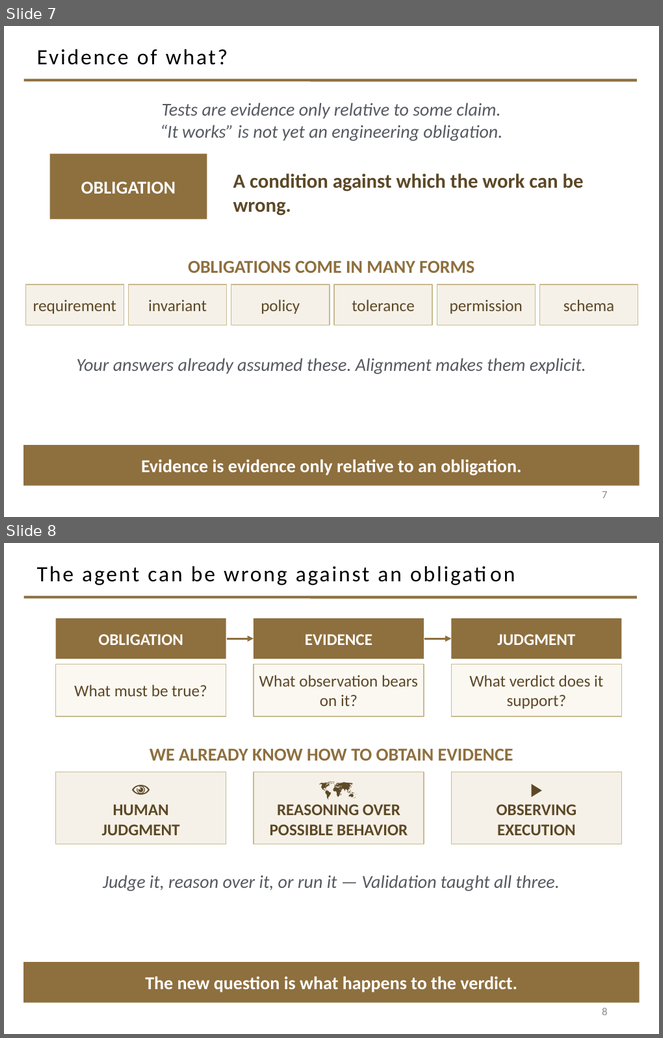
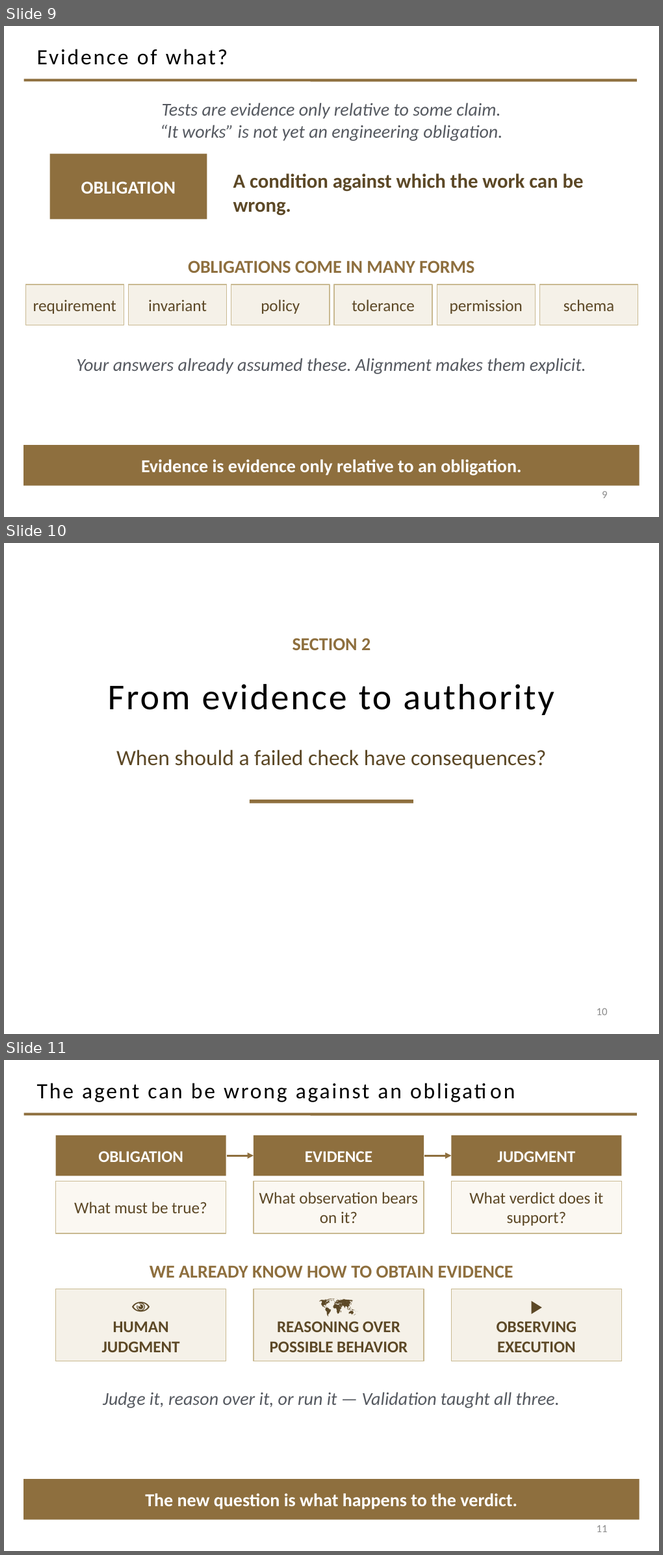
Before and after one commit to davisjam/model-based-agentic-software-engineering, a slide deck: course/lectures/act-2-delegation-and-control/03-alignment/2-3-Alignment.pptx. Shown one above the other, each under a label of ours: slides 7 and 8 before the commit, slides 9, 10 and 11 after it. The pictures are 663x1038 and 663x1555 pixels, drawn with LibreOffice and Linux fonts; fonts in the diff are those of the drawing; background and template pictures are left out. Boxes give left, top, right and bottom in pixels: in the first picture for what was removed or moved away, otherwise in the second. Text is boxed around its words. In the diff, an @@ line names an element or a change of style, - is before the commit and + after.

Commit message:
deck 2-3-Alignment: six section-break slides, in 2-2-2's established style
Inserted one break per section of the revised architecture (SECTION 0-5),
at positions 2, 5, 10, 17, 23, 27 (deck now 33 slides). Geometry, palette,
and type transcribed from 2-2-2's break slides (eyebrow "SECTION N" 20pt
bold gold 8E6F3E; title 40pt centered on the Section layout; question line
24pt 5C4826; centered gold rule), hand-placed on the deck's existing
Section layout -- no layout imported. All six rendered single-line; no
title shortened. Footer-band crowding measured across all content slides:
minimum gap 0.38in, above the 0.2in threshold; nothing to fix.

```diff
--- a/course/lectures/act-2-delegation-and-control/03-alignment/2-3-Alignment.pptx
+++ b/course/lectures/act-2-delegation-and-control/03-alignment/2-3-Alignment.pptx
@@ slide 10 added at (4,543,659,1034), background #FFFFFF @@
@@ text added at (293,638,371,650), 20 pt, text #8E6F3E, bold @@
+SECTION 2
@@ title added at (108,684,554,715), 40 pt, text #000000 @@
+From evidence to authority
@@ text added at (116,750,546,769), 24 pt, text #5C4826 @@
+When should a failed check have consequences?
@@ rectangle added at (250,800,414,804), fill #8E6F3E @@
@@ page number added at (597,1008,608,1016), 12 pt, text #8C8C8C @@
+10
@@ what was slide 7 is now slide 9 @@
@@ page number at (602,491,607,499): text changed @@
-7
+9
@@ what was slide 8 is now slide 11 @@
@@ page number at (597,1525,608,1533): text changed @@
-8
+11
```
Also in this commit, not shown: 5 other slides added.
